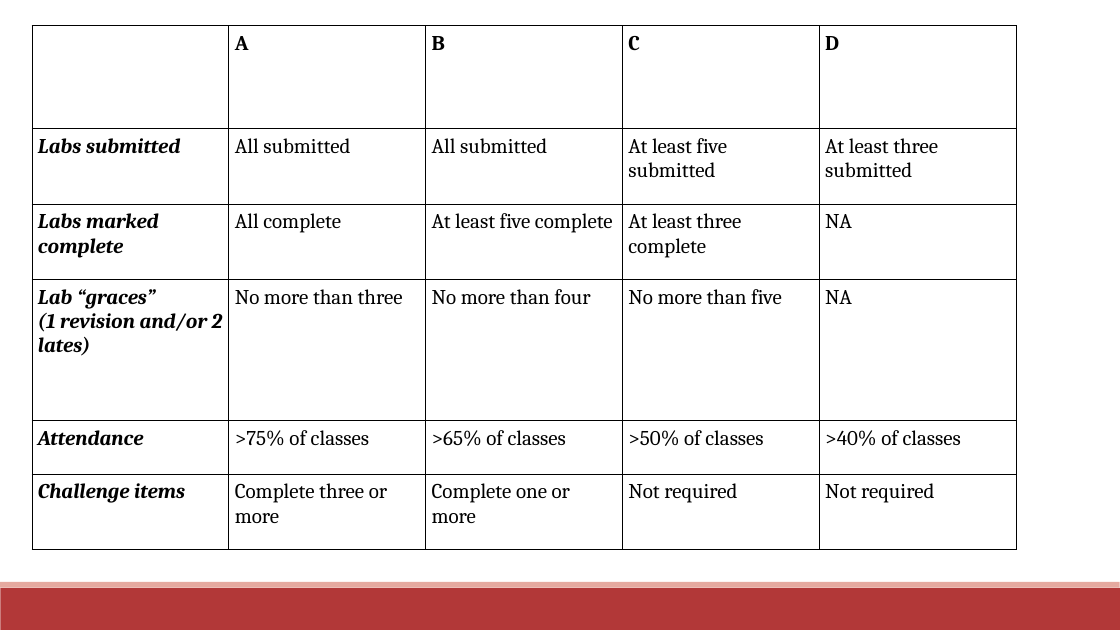
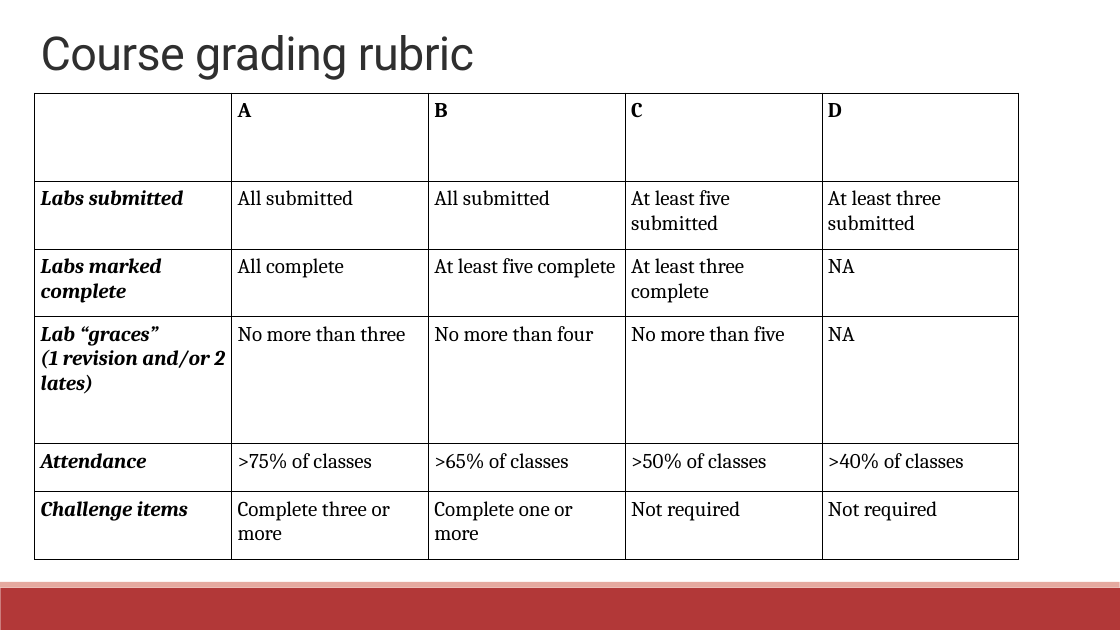
Before and after one commit to communitymaplab/geog4300_datascience, a slide deck: slide 11 of in_class_slides/geog4300_L01-Introductions.pptx. Drawn at 1120x630 pixels with LibreOffice and Linux fonts; fonts in the diff are those of the drawing. Boxes give left, top, right and bottom in pixels: in the first picture for what was removed or moved away, otherwise in the second. Text is boxed around its words. In the diff, an @@ line names an element or a change of style, - is before the commit and + after.

```diff
--- a/in_class_slides/geog4300_L01-Introductions.pptx
+++ b/in_class_slides/geog4300_L01-Introductions.pptx
@@ title added at (x1=41, y1=35, x2=474, y2=80), 40 pt, text #2F2F2F @@
+Course grading rubric
@@ table resized from (x1=32, y1=26, x2=1015, y2=549) to (x1=35, y1=93, x2=1018, y2=562) @@
```
Also in this commit, not shown: 4 other slides changed, 1 other file.
